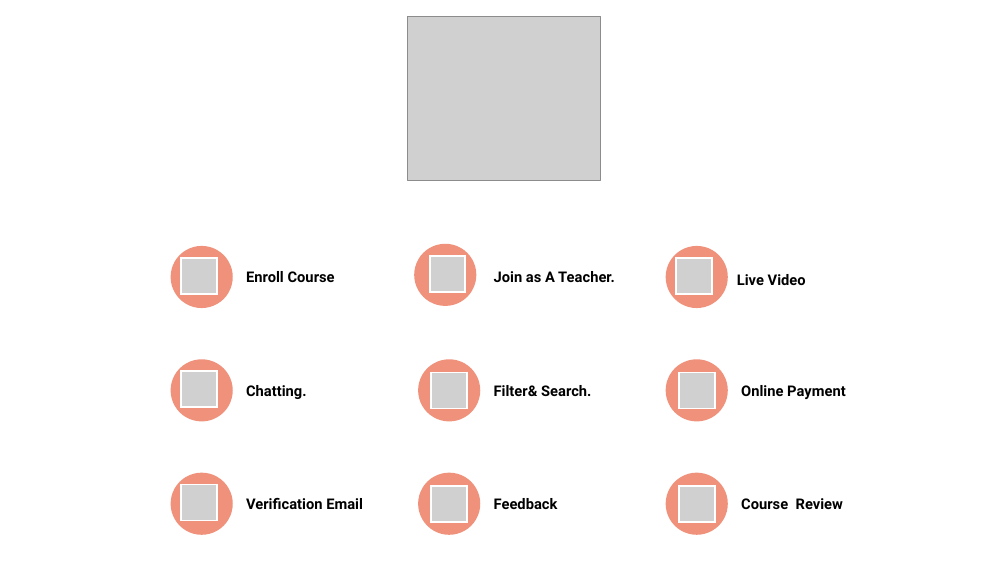
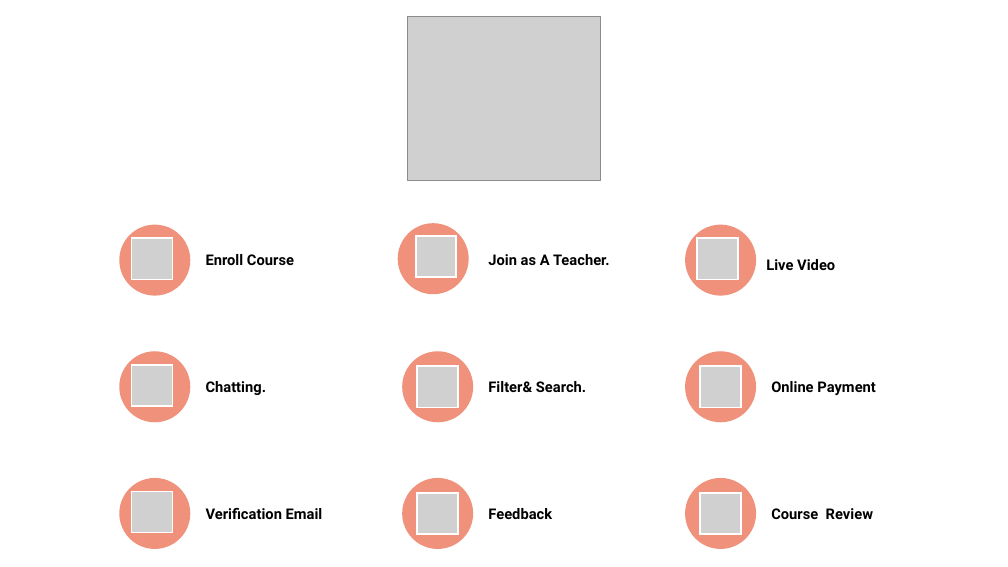
Before and after one commit to C4-TEAM404/MERAKI_Academy_Project_6, a slide deck: slide 5 of HEX_PROJECT_6_MERAKI_ACADEMY_.pptx. Drawn at 1008x567 pixels with LibreOffice and Linux fonts; fonts in the diff are those of the drawing; grey boxes stand for pictures. Boxes give left, top, right and bottom in pixels: in the first picture for what was removed or moved away, otherwise in the second. Text is boxed around its words. In the diff, an @@ line names an element or a change of style, - is before the commit and + after.

```diff
--- a/HEX_PROJECT_6_MERAKI_ACADEMY_.pptx
+++ b/HEX_PROJECT_6_MERAKI_ACADEMY_.pptx
@@ ellipse: place and size @@
-ellipse at <box>171,246,233,308</box>
+ellipse at <box>119,225,191,296</box>
@@ picture: place and size @@
-picture at <box>181,258,218,294</box>
+picture at <box>132,238,173,280</box>
@@ text "Enroll Course": place and size @@
-text "Enroll Course" at <box>246,271,335,282</box>
+text "Enroll Course" at <box>206,254,294,265</box>
@@ ellipse: place and size @@
-ellipse at <box>414,243,476,306</box>
+ellipse at <box>398,223,469,294</box>
@@ text "Join as A Teacher.": place and size @@
-text "Join as A Teacher." at <box>494,271,615,282</box>
+text "Join as A Teacher." at <box>488,254,610,265</box>
@@ ellipse: place and size @@
-ellipse at <box>666,246,728,308</box>
+ellipse at <box>685,225,756,296</box>
@@ text "Live Video": place and size @@
-text "Live Video" at <box>737,274,806,285</box>
+text "Live Video" at <box>766,259,835,270</box>
@@ ellipse: place and size @@
-ellipse at <box>171,359,233,421</box>
+ellipse at <box>119,352,191,423</box>
@@ text "Chatting.": place and size @@
-text "Chatting." at <box>246,385,307,399</box>
+text "Chatting." at <box>206,381,267,395</box>
@@ ellipse: place and size @@
-ellipse at <box>418,359,480,421</box>
+ellipse at <box>402,352,473,423</box>
@@ text "Filter& Search.": place and size @@
-text "Filter& Search." at <box>494,385,591,396</box>
+text "Filter& Search." at <box>488,381,586,392</box>
@@ ellipse: place and size @@
-ellipse at <box>666,359,728,421</box>
+ellipse at <box>685,352,756,423</box>
@@ text "Online Payment": place and size @@
-text "Online Payment" at <box>741,385,846,399</box>
+text "Online Payment" at <box>771,381,876,395</box>
@@ picture: place and size @@
-picture at <box>181,371,218,408</box>
+picture at <box>132,365,173,407</box>
@@ picture: place and size @@
-picture at <box>431,373,467,409</box>
+picture at <box>417,366,459,408</box>
@@ ellipse: place and size @@
-ellipse at <box>171,473,233,535</box>
+ellipse at <box>119,478,191,549</box>
@@ text "Verification Email": place and size @@
-text "Verification Email" at <box>246,498,363,509</box>
+text "Verification Email" at <box>206,508,323,519</box>
@@ ellipse: place and size @@
-ellipse at <box>418,473,480,535</box>
+ellipse at <box>402,478,473,549</box>
@@ text "Feedback": place and size @@
-text "Feedback" at <box>494,498,558,509</box>
+text "Feedback" at <box>488,508,552,519</box>
@@ ellipse: place and size @@
-ellipse at <box>666,473,728,535</box>
+ellipse at <box>685,478,756,549</box>
@@ text "Course Review": place and size @@
-text "Course Review" at <box>741,498,843,509</box>
+text "Course Review" at <box>771,508,873,519</box>
@@ picture: place and size @@
-picture at <box>181,485,218,521</box>
+picture at <box>132,492,173,533</box>
@@ group removed at <box>430,256,715,523</box>: 5 pictures @@
@@ group added at <box>416,236,742,535</box>: 5 pictures @@
```
Also in this commit, not shown: 2 other slides changed, 7 other files.
